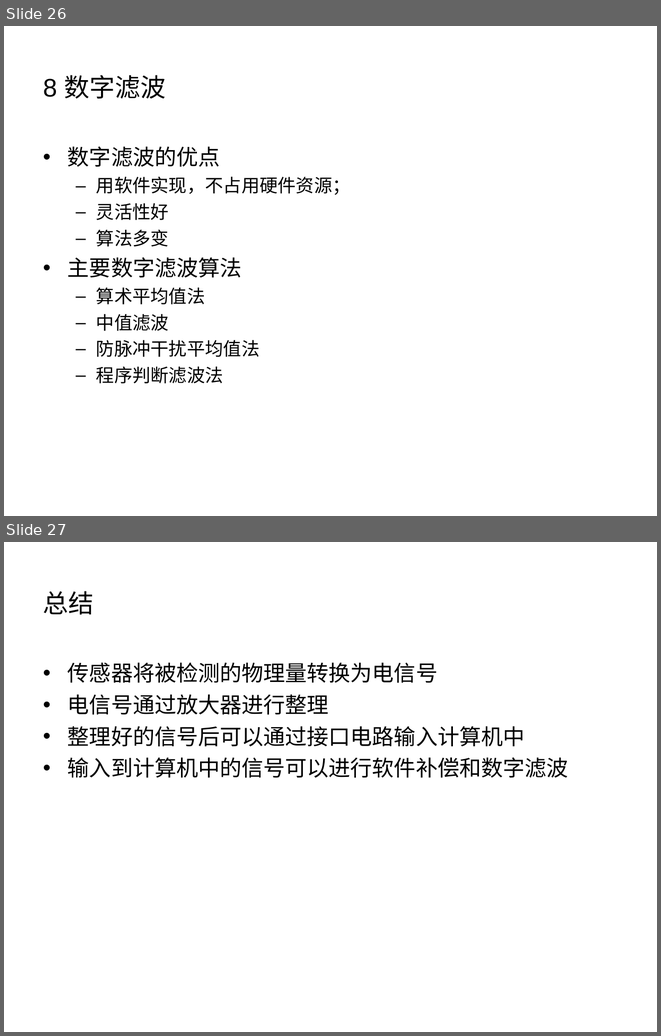
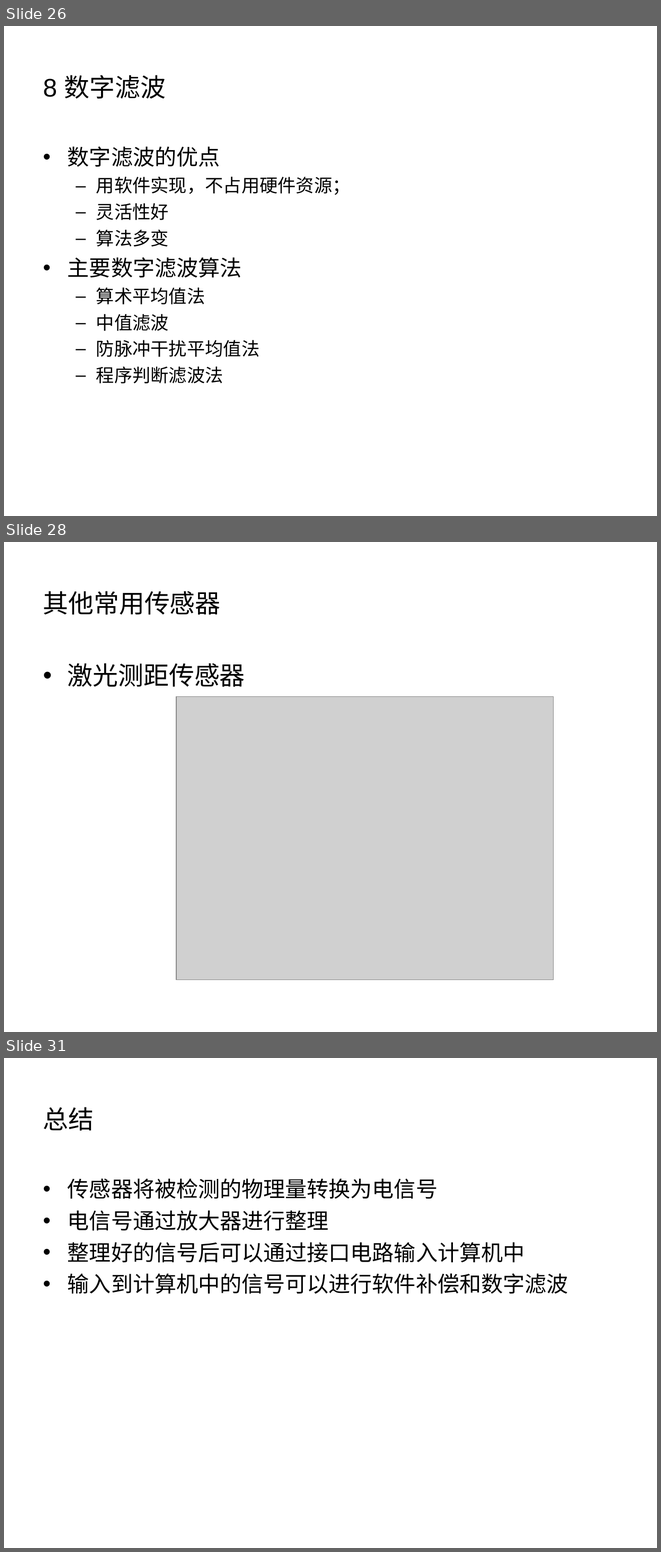
Before and after one commit to origin2007/mechatronic_system_design, a slide deck: 3-传感器.ppt. Shown one above the other, each under a label of ours: slides 26 and 27 before the commit, slides 26, 28 and 31 after it; the slides between them are not shown. The pictures are 661x1036 and 661x1552 pixels, drawn with LibreOffice and Linux fonts; fonts in the diff are those of the drawing; grey boxes stand for pictures; background and template pictures are left out. Boxes give left, top, right and bottom in pixels: in the first picture for what was removed or moved away, otherwise in the second. Text is boxed around its words. In the diff, an @@ line names an element or a change of style, - is before the commit and + after.

```diff
--- a/3-传感器.ppt
+++ b/3-传感器.ppt
@@ slide 28 added at <box>4,542,657,1032</box>, background picture (left out) @@
@@ title added at <box>43,591,221,615</box>, 28 pt, text #000000 @@
+其他常用传感器
@@ text added at <box>68,663,245,687</box>, 28 pt, text #000000 @@
+• 激光测距传感器
@@ picture added at <box>176,697,553,979</box> @@
@@ what was slide 27 is now slide 31 @@
```
Also in this commit, not shown: 1 slide changed, 3 other slides added, 7 other files.
